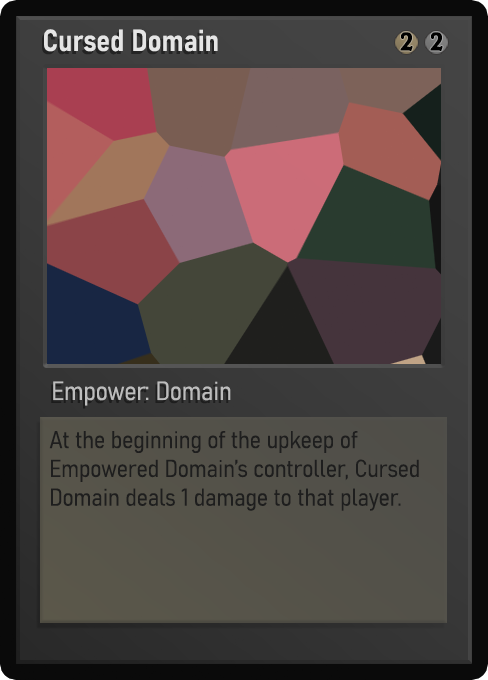
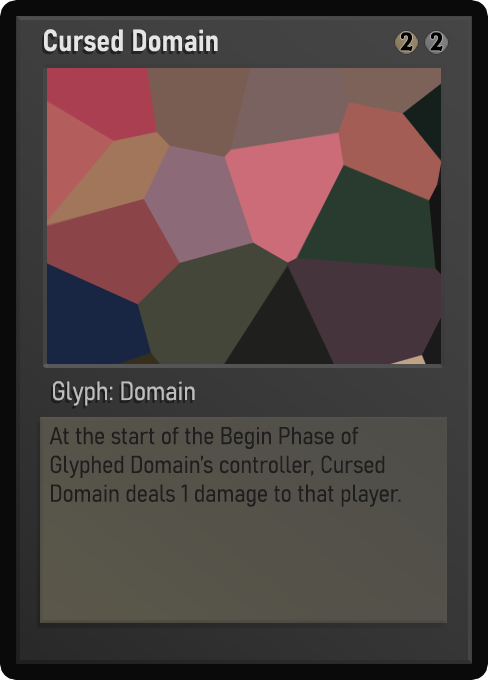
Layered file, before and after one edit (488px x 680px). Changes by layer:
painted on "Class" over [53, 381, 231, 406]
painted on "Desc_norm" over [49, 427, 419, 511]
